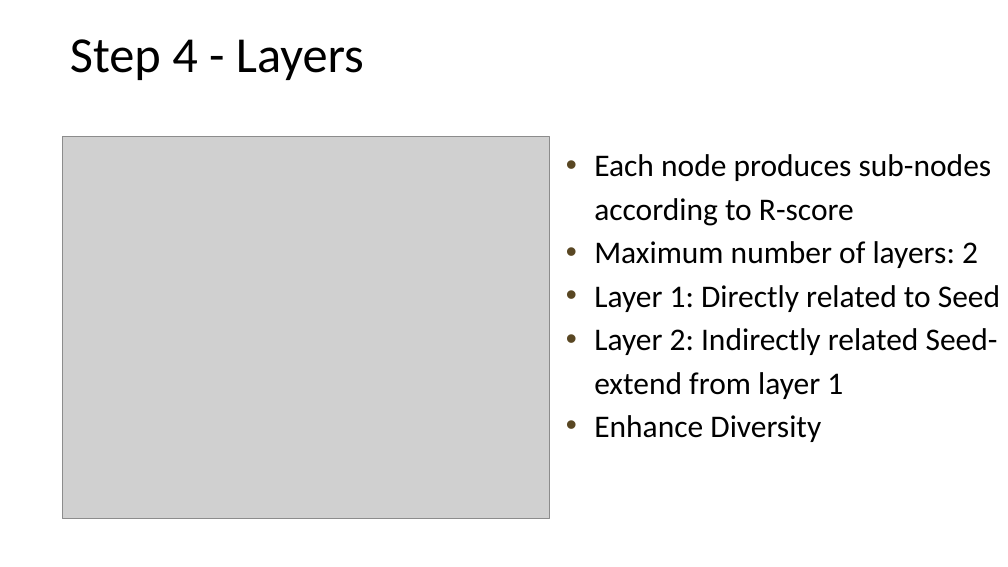
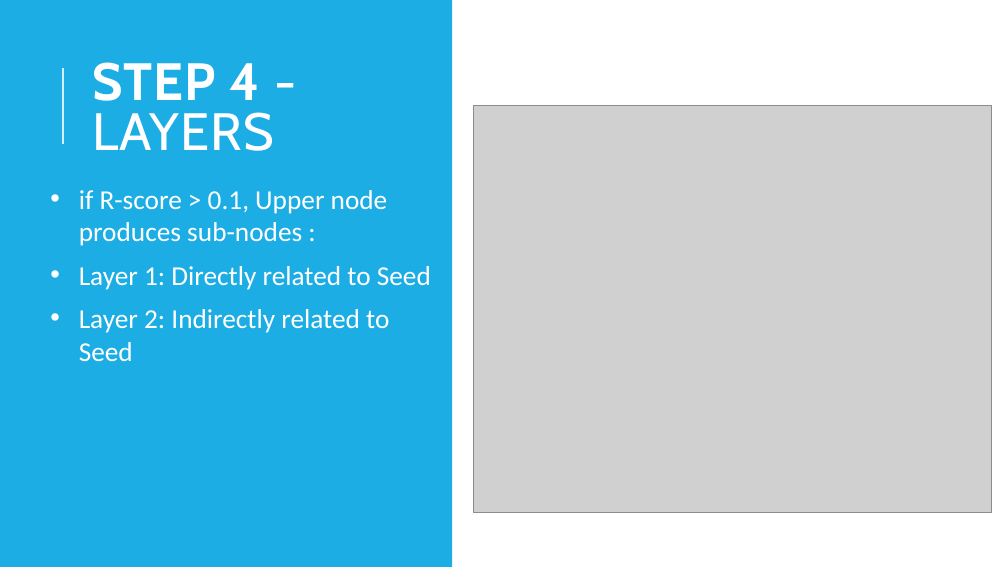
Before and after one commit to 96ian/py, a slide deck: slide 14 of gp/anime_recom.pptx. Drawn at 1008x567 pixels with LibreOffice and Linux fonts; fonts in the diff are those of the drawing; grey boxes stand for pictures. Boxes give left, top, right and bottom in pixels: in the first picture for what was removed or moved away, otherwise in the second. Text is boxed around its words. In the diff, an @@ line names an element or a change of style, - is before the commit and + after.

```diff
--- a/gp/anime_recom.pptx
+++ b/gp/anime_recom.pptx
@@ rectangle added at bbox=[0, 0, 452, 567], fill #1CADE4 @@
@@ line added from (63, 144) to (63, 68), #D2EFFA 1.5 pt @@
@@ text at bbox=[92, 62, 274, 151]: text changed; size 48 to 50 pt; font Calibri to Cabin; text colour #000000 to #FFFFFF @@
-Step 4 - Layers
+STEP 4 - LAYERS
@@ picture: place and size @@
-picture at bbox=[62, 136, 549, 519]
+picture at bbox=[474, 106, 992, 513]
@@ text "if R-score > 0.1, Upper ...": place and size @@
-text "if R-score > 0.1, Upper ..." at bbox=[594, 154, 1000, 442]
+text "if R-score > 0.1, Upper ..." at bbox=[79, 190, 431, 361]
@@ text at bbox=[79, 190, 388, 246]: text changed; size 30 to 26 pt; text colour #000000 to #FFFFFF @@
-• Each node produces sub-nodes according to R-score
-• Maximum number of layers: 2
+• if R-score > 0.1, Upper node produces sub-nodes :
@@ text at bbox=[79, 266, 431, 290]: size 30 to 26 pt, text colour #000000 to #FFFFFF in "Layer 1: Directly related to Seed"; indent changed; line spacing 1.15 to 1; more space between paragraphs @@
@@ text at bbox=[79, 309, 389, 361]: text changed; size 30 to 26 pt; text colour #000000 to #FFFFFF @@
-• Layer 2: Indirectly related Seed- extend from layer 1
-• Enhance Diversity
+• Layer 2: Indirectly related to Seed
```
Also in this commit, not shown: 16 other slides changed, 7 slides added.
